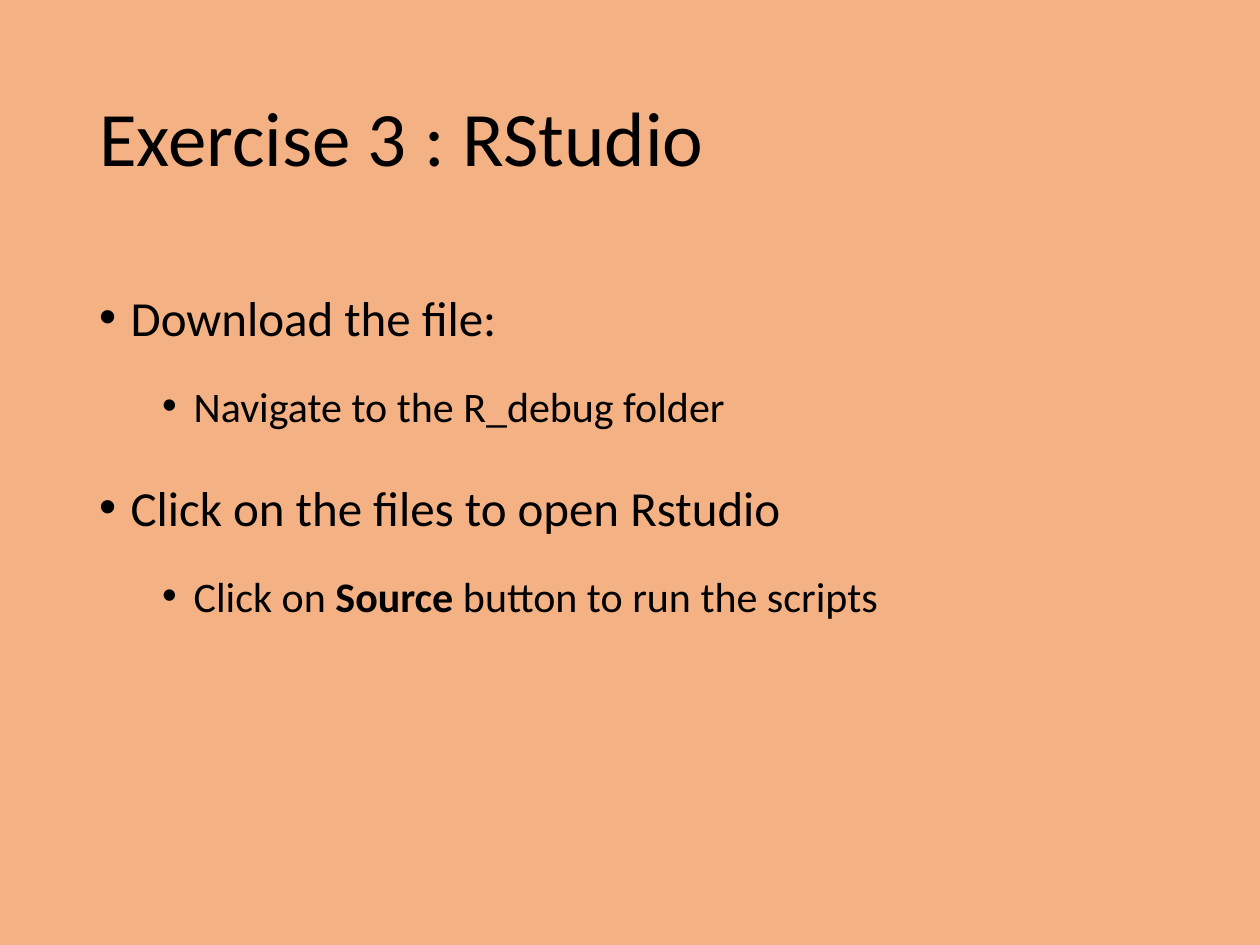
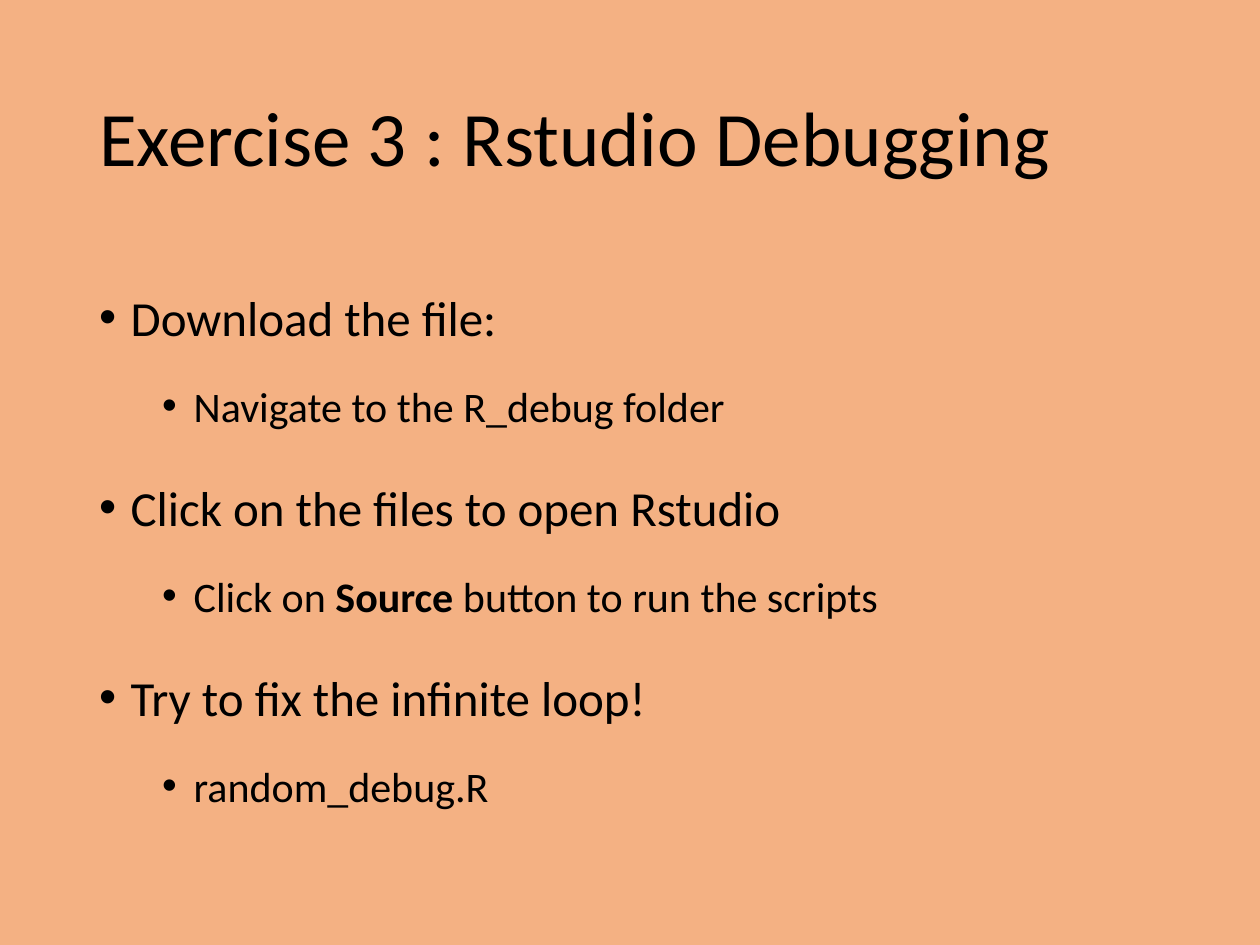
Before and after one commit to PrincetonUniversity/intro_debugging, a slide deck: slide 15 of 01_overview/Introduction_To_Debugging.pptx. Drawn at 1260x945 pixels with LibreOffice and Linux fonts; fonts in the diff are those of the drawing. Boxes give left, top, right and bottom in pixels: in the first picture for what was removed or moved away, otherwise in the second. Text is boxed around its words. In the diff, an @@ line names an element or a change of style, - is before the commit and + after.

Commit message:
Made edits to the R debug and profile examples.

```diff
--- a/01_overview/Introduction_To_Debugging.pptx
+++ b/01_overview/Introduction_To_Debugging.pptx
@@ title at [99,112,1050,180]: text changed @@
-Exercise 3 : RStudio
+Exercise 3 : Rstudio Debugging
@@ text at [131,682,645,810]: paragraphs added @@
+• Try to fix the infinite loop!
+  • random_debug.R
```
Also in this commit, not shown: 1 slide added, 2 other files.
